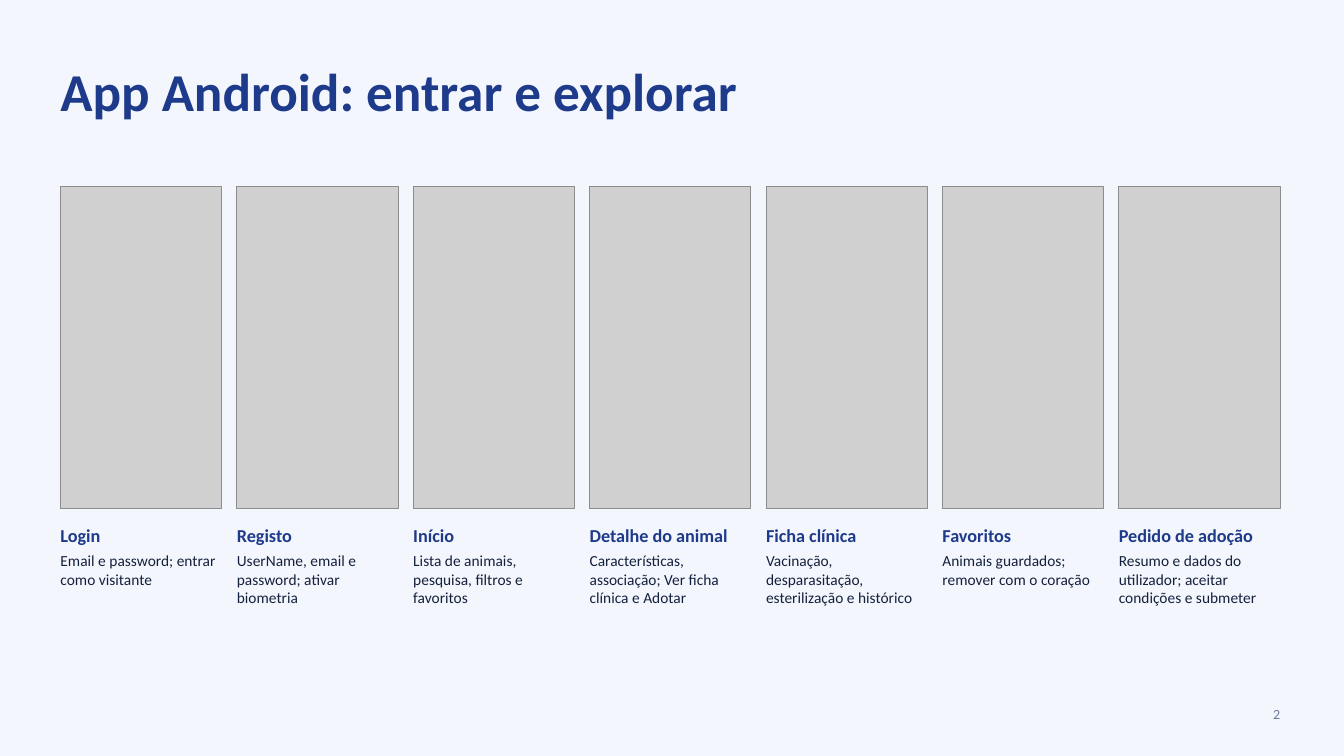
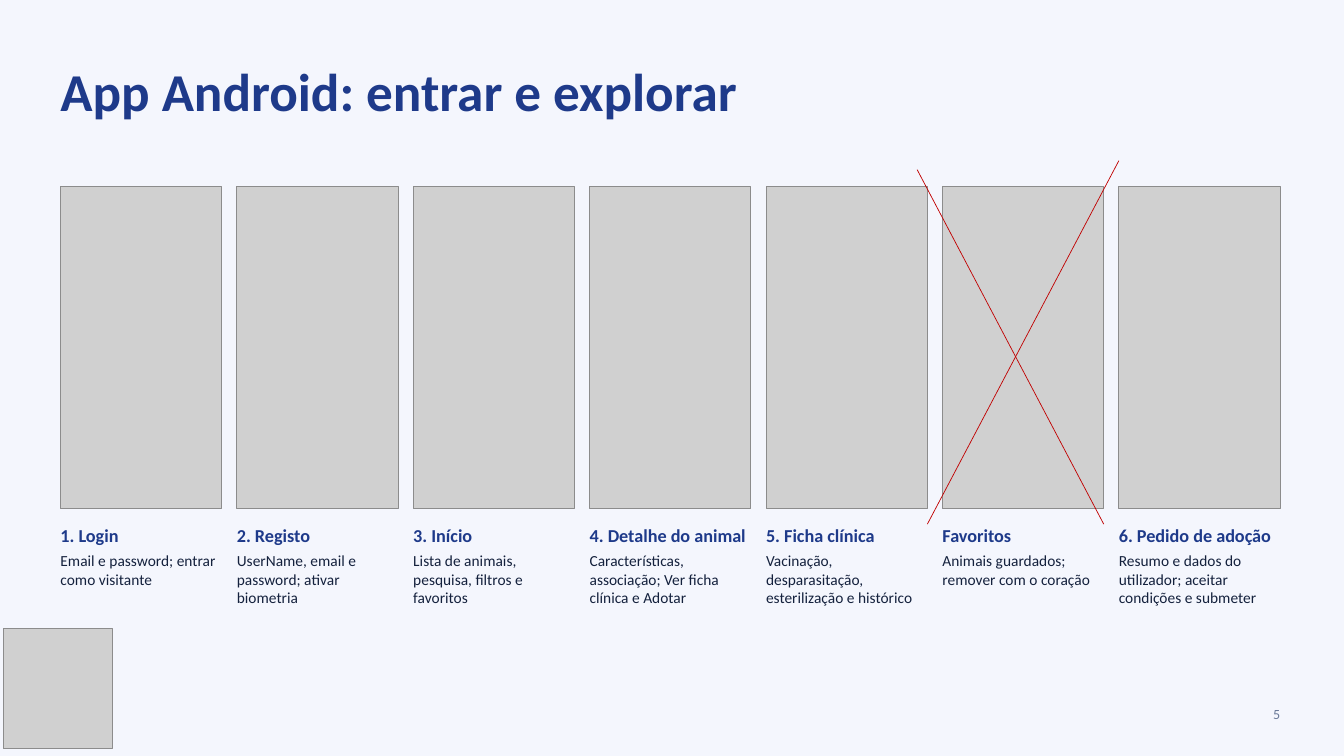
Before and after one commit to Alex180303/ProjetoPSI, a slide deck: slide 5 of ProjetoPSI_Apresentacao.pptx (slide 2 before the commit). Drawn at 1344x756 pixels with LibreOffice and Linux fonts; fonts in the diff are those of the drawing; grey boxes stand for pictures. Boxes give left, top, right and bottom in pixels: in the first picture for what was removed or moved away, otherwise in the second. Text is boxed around its words. In the diff, an @@ line names an element or a change of style, - is before the commit and + after.

```diff
--- a/ProjetoPSI_Apresentacao.pptx
+++ b/ProjetoPSI_Apresentacao.pptx
@@ line added from (918, 169) to (1104, 524), #C00000 0.5 pt @@
@@ line added from (1119, 160) to (928, 524), #C00000 0.5 pt @@
@@ text at (60,529,119,545): text changed @@
-Login
+1. Login
@@ text at (237,529,310,545): text changed @@
-Registo
+2. Registo
@@ text at (413,529,472,542): text changed @@
-Início
+3. Início
@@ text at (590,529,745,542): text changed @@
-Detalhe do animal
+4. Detalhe do animal
@@ text at (766,529,874,542): text changed @@
-Ficha clínica
+5. Ficha clínica
@@ text at (1119,529,1271,545): text changed @@
-Pedido de adoção
+6. Pedido de adoção
@@ picture added at (3,628,112,749) @@
@@ page number at (1273,710,1280,719): text changed @@
-2
+5
```
Also in this commit, not shown: 5 other slides changed, 8 slides added, 1 slide removed, 4 other files.
